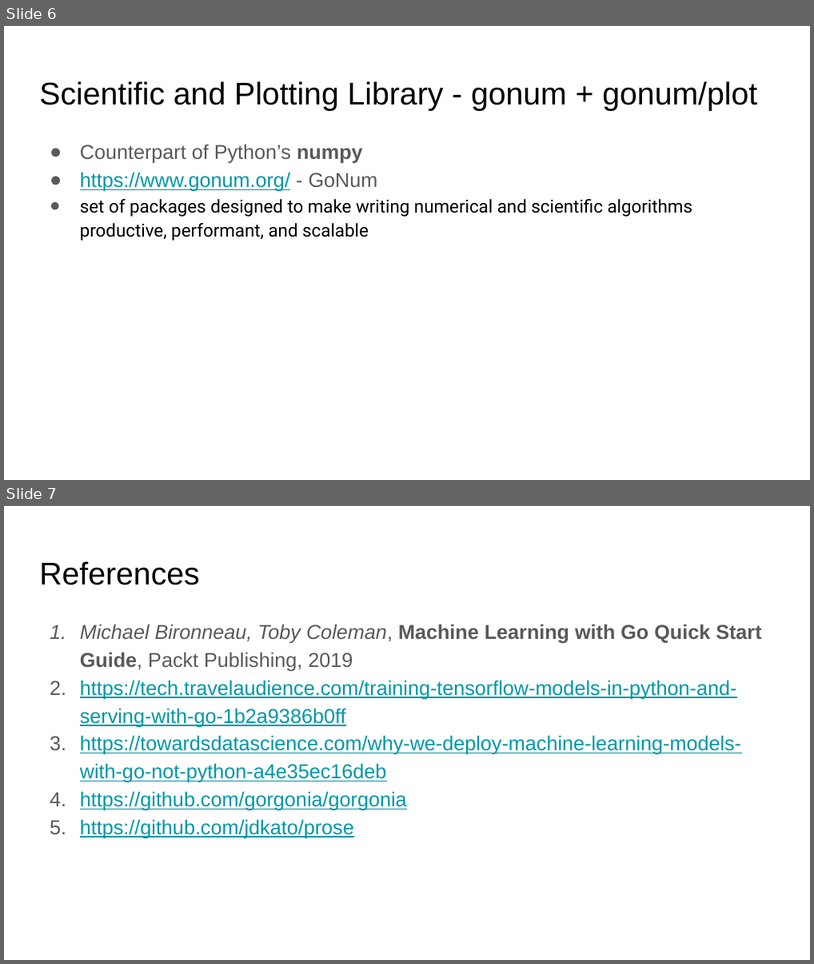
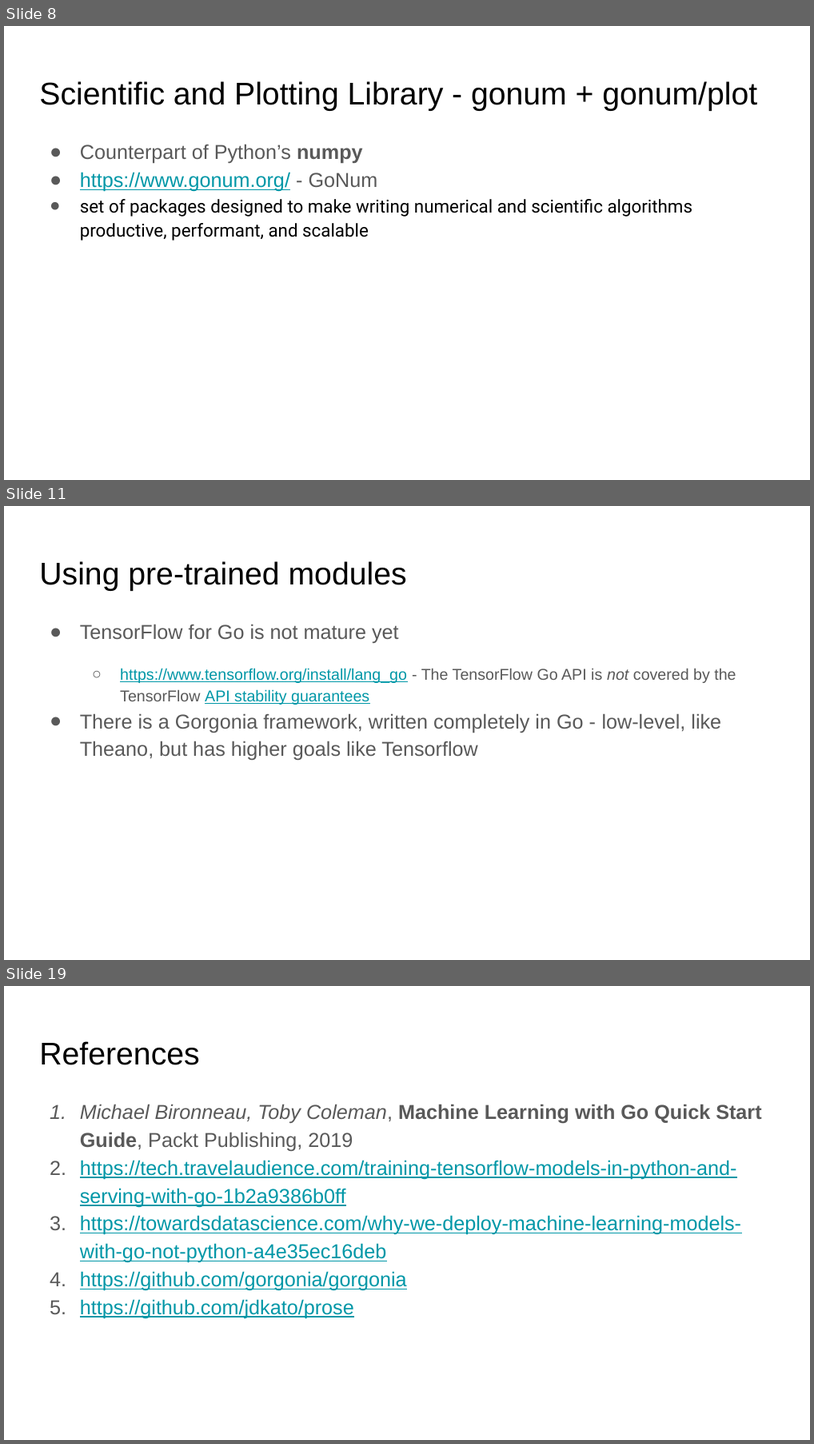
Before and after one commit to ephraimberkovitch/golang_ml, a slide deck: Go ML Meetup.pptx. Shown one above the other, each under a label of ours: slides 6 and 7 before the commit, slides 8, 11 and 19 after it; the slides between them are not shown. The pictures are 814x964 and 814x1444 pixels, drawn with LibreOffice and Linux fonts; fonts in the diff are those of the drawing. Boxes give left, top, right and bottom in pixels: in the first picture for what was removed or moved away, otherwise in the second. Text is boxed around its words. In the diff, an @@ line names an element or a change of style, - is before the commit and + after.

```diff
--- a/Go ML Meetup.pptx
+++ b/Go ML Meetup.pptx
@@ slide 11 added at bbox=[4, 506, 810, 960], background #FFFFFF @@
@@ title added at bbox=[39, 561, 407, 591], 28 pt, text #000000 @@
+Using pre-trained modules
@@ text added at bbox=[80, 624, 736, 760], 18 pt, text #595959 @@
+● TensorFlow for Go is not mature yet
+  ○ https://www.tensorflow.org/install/lang_go - The TensorFlow Go API is not covered by the TensorFlow API stability guarantees
+● There is a Gorgonia framework, written completely in Go - low-level, like Theano, but has higher goals like Tensorflow
@@ what was slide 6 is now slide 8 @@
@@ what was slide 7 is now slide 19 @@
```
Also in this commit, not shown: 2 slides changed, 11 other slides added.
